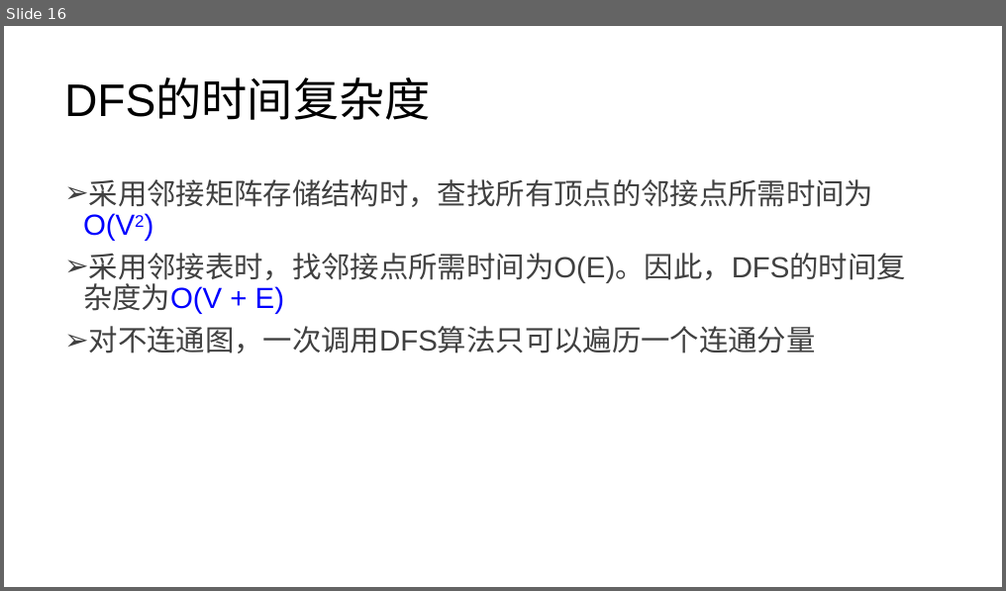
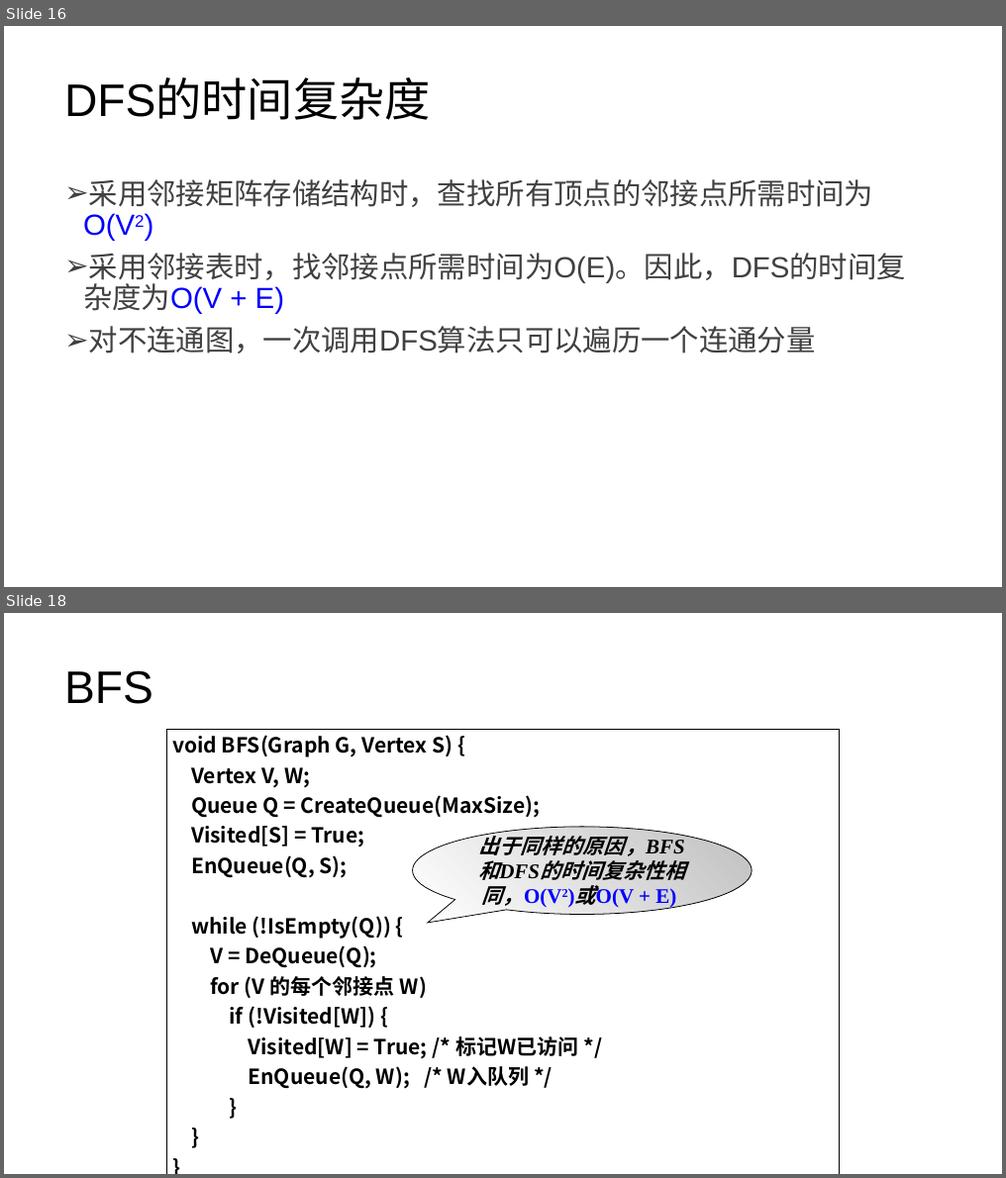
Before and after one commit to lezhang-thu/data-structure, a slide deck: 图/2022秋季-数据结构-第6章-图a.pptx. Shown one above the other, each under a label of ours: slide 16 before the commit, slides 16 and 18 after it; the slides between them are not shown. The pictures are 1006x591 and 1006x1178 pixels, drawn with LibreOffice and Linux fonts; fonts in the diff are those of the drawing. Boxes give left, top, right and bottom in pixels: in the first picture for what was removed or moved away, otherwise in the second. Text is boxed around its words. In the diff, an @@ line names an element or a change of style, - is before the commit and + after.

Commit message:
graph algorithms

```diff
--- a/图/2022秋季-数据结构-第6章-图a.pptx
+++ b/图/2022秋季-数据结构-第6章-图a.pptx
@@ slide 18 added at (4, 613, 1002, 1174), background #FFFFFF @@
@@ title added at (64, 670, 153, 704), 44 pt, text #000000 @@
+BFS
@@ table added at (166, 729, 839, 1106), 1 rows, 1 columns @@
+void BFS(Graph G, Vertex S) { / Vertex V, W; / Queue Q = CreateQueue(MaxSize); / Visited[S] = True; / EnQueue(Q, S); / while (!IsEmpty(Q)) { / V = DeQueue(Q); / for (V 的每个邻接点 W) / if (!Visited[W]) { / Visited[W] = True; /* 标记W已访问 */ / EnQueue(Q, W); /* W入队列 */ / } / } / }
@@ speech bubble added at (413, 827, 751, 915), fill gradient #FFFFFF to #C0C0C0, outline #000000 0.75 pt, 20 pt, text #000000, bold, italic @@
+出于同样的原因，BFS和DFS的时间复杂性相同，O(V2)或O(V + E)
```
Also in this commit, not shown: 2 slides changed, 5 other slides added, 7 other files.
